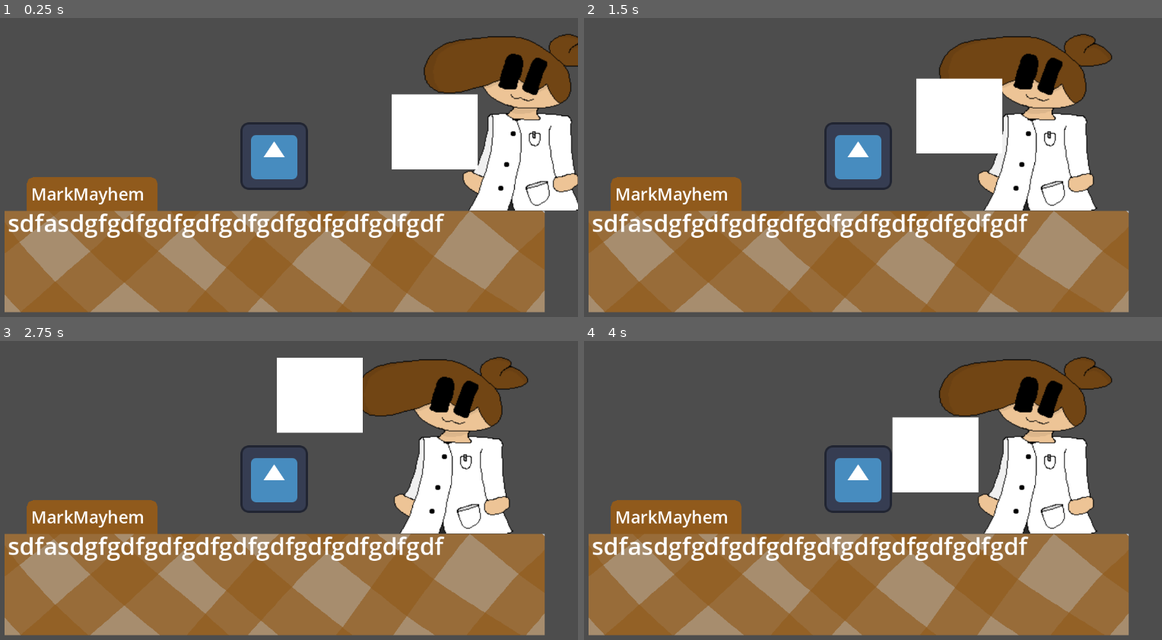
Above: before the commit, frames 1-4 (two rows, left to right).
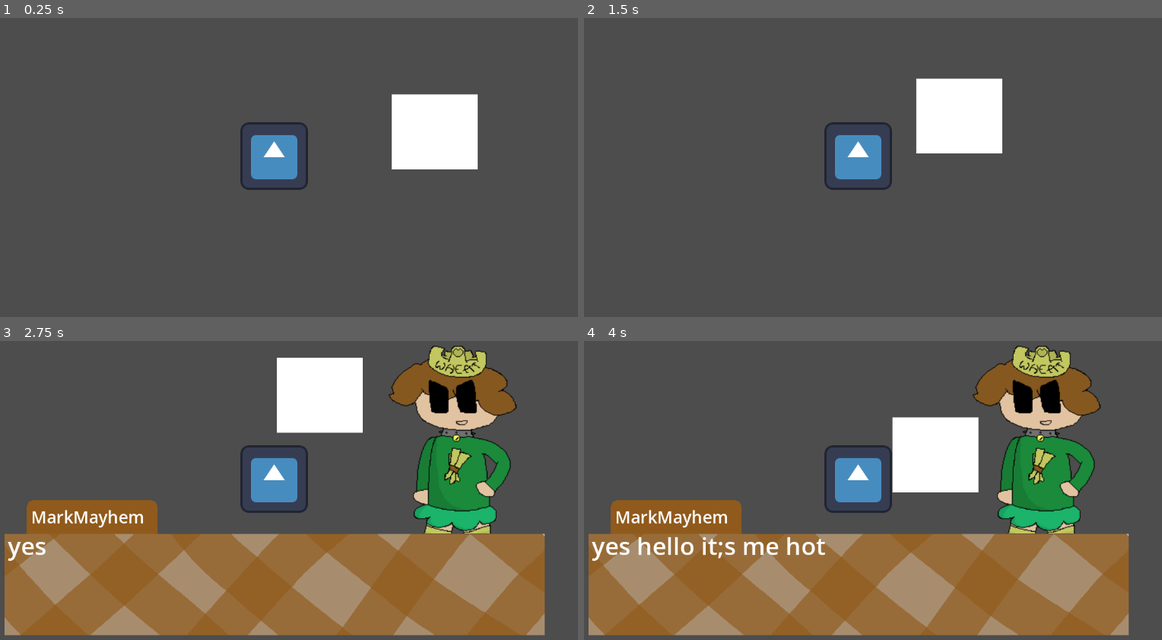
Above: after the commit, the same moments.

Repository: DrSpyros/BreadDatingSimulator
Game: Godot game, scene res://Scenes/Map Scenes/Main.tscn
The game is run twice, just before and just after one commit, with the same random seed, the same clock (stepped at 60 frames per second) and the same inputs. The engine's default icon, where the game draws it, is replaced by a stand-in: a white triangle on a blue panel in a dark square.
Inputs:
- Up to frame 1 (0.25 s): no input
- Up to frame 2 (1.5 s): hold D (Right) 0.53-1.28 s; hold S (Down) from 1.28 s (still down)
- Up to frame 3 (2.75 s): release S (Down) at 2.03 s; hold D (Right) from 2.03 s (still down)
- Up to frame 4 (4 s): release D (Right) at 2.78 s; hold W (Up) 2.78-3.53 s; hold A (Left) from 3.53 s (still down)

The runs differ from the first frame. In frame 1, 45% of the frame differs, in the area x 0-100%, y 5-99%; in frame 2, 44%; in frame 3, 12%; in frame 4, 12%.
Error before the commit: Invalid assignment of property or key 'text' with value of type 'String' on a base object of type 'null instance'. (res://Scripts/Game)

Commit message:
a

Diff:
--- a/Scripts/Game Scripts/Dialogue/Dialogue.gd
+++ b/Scripts/Game Scripts/Dialogue/Dialogue.gd
@@ -7,8 +7,7 @@
 var AnimationPlayed = false
 
 func _ready():
-	$Dialoguebox.text = "a"
-	visible = true
+	visible = false
 	await get_tree().create_timer(2).timeout
 	SendDialogue("yes hello it;s me hot whoman", "MarkMayhem", "Talking_Neutral")
 
Not shown, added: .gitattributes
Not shown, changed: .gitignore
